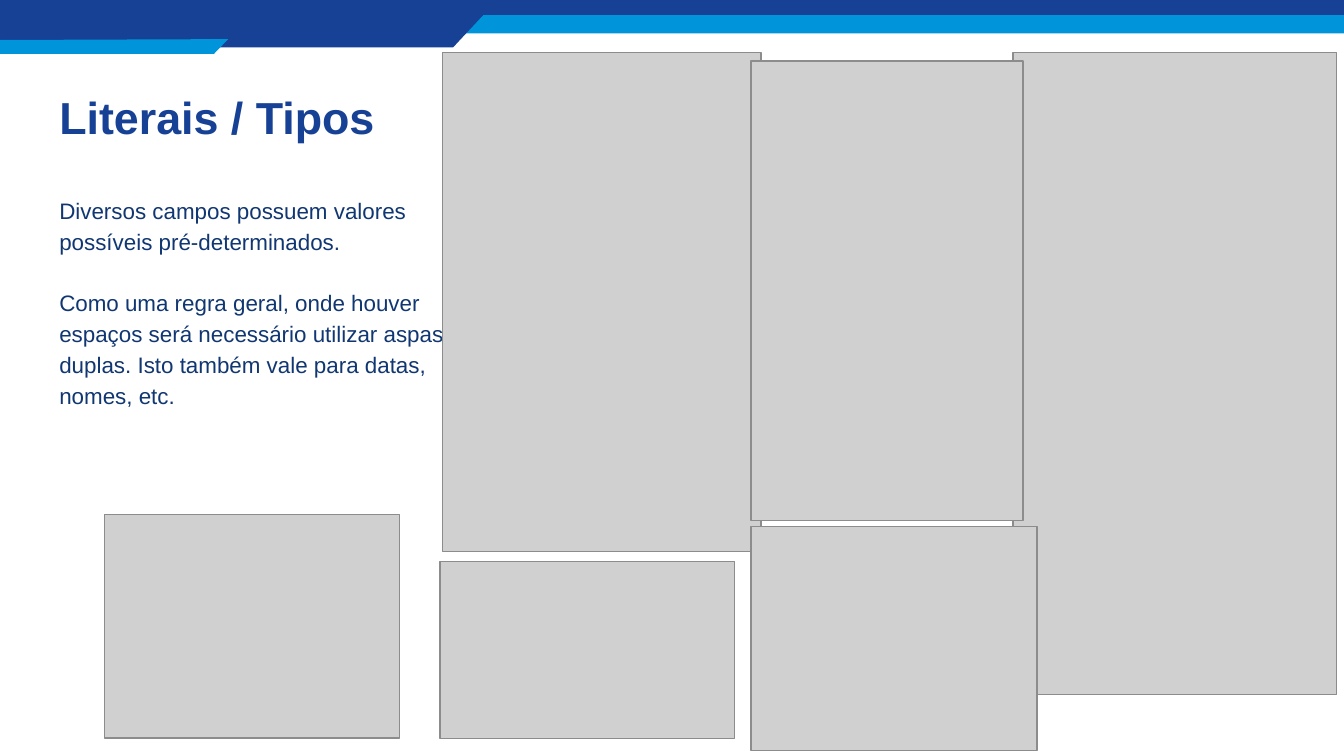
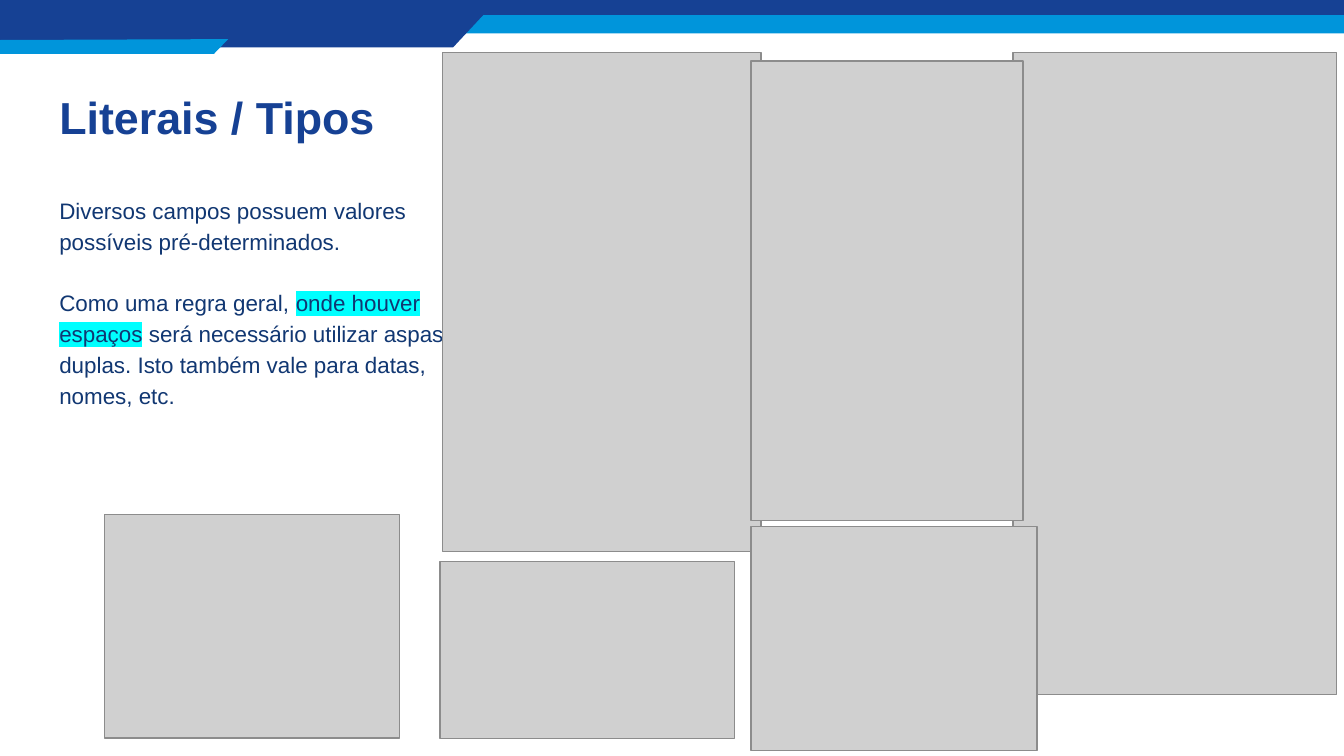
Before and after one commit to CMPdeS/CNL, a slide deck: slide 10 of PPGTI1007-DSL - Trabalho Final - CNL.pptx. Drawn at 1344x756 pixels with LibreOffice and Linux fonts; fonts in the diff are those of the drawing; grey boxes stand for pictures. Boxes give left, top, right and bottom in pixels: in the first picture for what was removed or moved away, otherwise in the second. Text is boxed around its words. In the diff, an @@ line names an element or a change of style, - is before the commit and + after.

```diff
--- a/PPGTI1007-DSL - Trabalho Final - CNL.pptx
+++ b/PPGTI1007-DSL - Trabalho Final - CNL.pptx
@@ text at (x1=59, y1=294, x2=444, y2=407): highlight none to #00FFFF in "onde houver espaços" @@
```
Also in this commit, not shown: 5 other slides changed, 2 other files.
